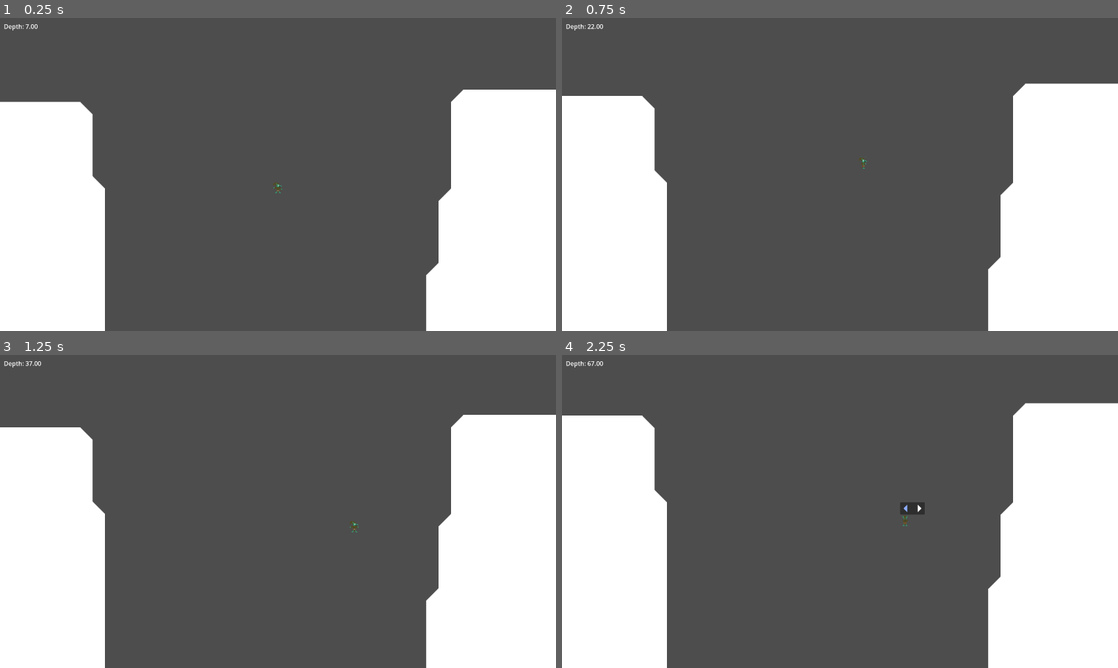
Above: before the commit, frames 1-4 (two rows, left to right).
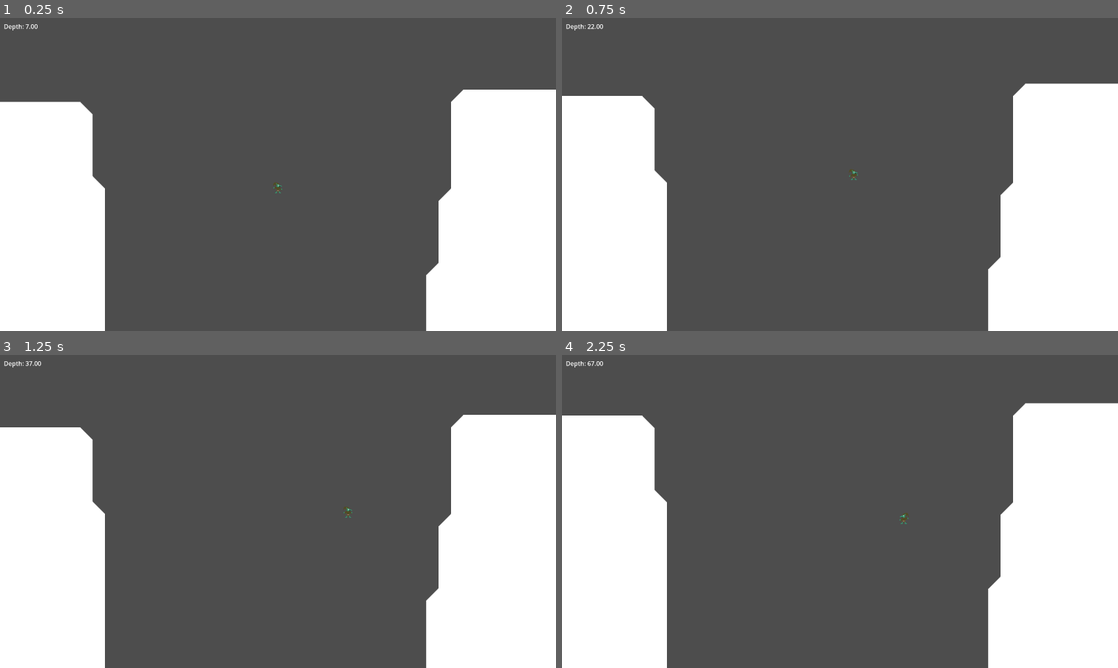
Above: after the commit, the same moments.

Repository: DSurguy/spring-2024-2d-jam
Game: Godot game, scene res://scenes/GameScene/GameScene.tscn
The game is run twice, just before and just after one commit, with the same random seed, the same clock (stepped at 60 frames per second) and the same inputs. This scene is started directly instead of the project's main scene. Sound files missing from this copy of the repository are replaced by a short silence.
Inputs (mouse positions are in pixels of both pictures, inside the frame that each line leads up to):
- Up to frame 1 (0.25 s): no input
- Up to frame 2 (0.75 s): tap Enter (ui_accept) at 0.5 s; move the mouse to (962, 158) at 0.52 s; hold D (move_right) from 0.53 s (still down); tap E (interact) at 0.6 s
- Up to frame 3 (1.25 s): keep holding D (move_right); tap Enter (ui_accept) at 0.77, 0.8, 1.07 s
- Up to frame 4 (2.25 s): move the mouse to (728, 527) at 1.27 s; tap Enter (ui_accept) at 1.35, 1.52, 1.82 s; tap E (interact) at 1.55, 2.1 s; move the mouse to (895, 442) at 2.02 s; release D (move_right) at 2.03 s; hold A (move_left) from 2.03 s (still down)

Frame 1 is identical in both runs. In frame 2, less than 0.1% of the frame differs, in the area x 51-55%, y 44-52%; in frame 3, less than 0.1%; in frame 4, 0.2%, in the area x 60-66%, y 47-55%.

Commit message:
player shmovement update

Diff:
--- a/scenes/GameScene/Player.gd
+++ b/scenes/GameScene/Player.gd
@@ -1,25 +1,28 @@
 extends CharacterBody2D
 
 const SPEED = 300.0
-const JUMP_VELOCITY = -400.0
+const JUMP_VELOCITY_MAX : float = -350.0
+const JUMP_VELOCITY_MIN : float = -150.0
 
-# Get the gravity from the project settings to be synced with RigidBody nodes.
 var gravity = ProjectSettings.get_setting("physics/2d/default_gravity")
 
 var using_station : bool = false
 var station_touching : Node2D = null
+var directional_input : int = 0
+var flip_sprite : bool = false
+var is_grounded : bool = false
+var was_grounded : bool = false
+var jump_timer : Timer = Timer.new()
 
 @onready var footsteps: Footsteps = $Footsteps
+@onready var animation_player : AnimationPlayer = $AnimationPlayer
+@onready var sprite : Sprite2D = $Sprite2D
 
 
-@onready var animation_tree : AnimationTree = $AnimationTree
+func _ready():
+	jump_timer.one_shot = true
+	add_child(jump_timer)
 
-# Called when the node enters the scene tree for the first time.
-func _ready():
-	animation_tree.active = true;
-	pass # Replace with function body.
-
-# Called every frame. 'delta' is the elapsed time since the previous frame.
 func _process(delta):
 	pass
 
@@ -28,61 +31,68 @@
 		if Input.is_action_just_pressed("interact"):
 			station_touching.deactivate_station()
 			using_station = false
-			animation_tree["parameters/conditions/is_interacting"] = false
 	else:
-		# Add the gravity.
-		if not is_on_floor():
+		check_grounded()
+
+		if  !is_on_floor():
 			velocity.y += gravity * delta
 
 		# Handle Jump.
-		if Input.is_action_just_pressed("ui_accept") and is_on_floor():
-			velocity.y = JUMP_VELOCITY
+		if Input.is_action_just_pressed("ui_accept") and is_grounded:
+			velocity.y = JUMP_VELOCITY_MAX
+			footsteps._play_one()
+		if Input.is_action_just_released("ui_accept") && velocity.y < JUMP_VELOCITY_MIN:
+			velocity.y = JUMP_VELOCITY_MIN
 
 		# Get the input direction and handle the movement/deceleration.
-		# As good practice, you should replace UI actions with custom gameplay actions.
-		var direction = Input.get_axis("move_left", "move_right")
-		if direction:
-			velocity.x = direction * SPEED
+		var directional_input = Input.get_axis("move_left", "move_right")
+		if directional_input !=0 :
+			flip_sprite = (directional_input == -1)
+		sprite.flip_h = flip_sprite
+
+		if directional_input:
+			velocity.x = lerp(velocity.x, directional_input * SPEED, 0.15)
 		else:
-			velocity.x = move_toward(velocity.x, 0, SPEED)
-
+			velocity.x = lerp(velocity.x, 0.0, 0.5)
 		move_and_slide()
 
-		#print(velocity.x)
-		if velocity.x > 0:
-			footsteps.start()
-			animation_tree["parameters/conditions/is_idle"] = false
-			animation_tree["parameters/conditions/is_moving_left"] = false
-			animation_tree["parameters/conditions/is_moving_right"] = true
-		elif velocity.x < 0:
-			footsteps.start()
-			animation_tree["parameters/conditions/is_idle"] = false
-			animation_tree["parameters/conditions/is_moving_left"] = true
-			animation_tree["parameters/conditions/is_moving_right"] = false
-		else:
+		animation_player.speed_scale = 1
+		if is_grounded:
+			if using_station :
+				animation_player.play("interact")
+				footsteps.stop()
+			elif directional_input != 0 && !is_on_wall():
+				animation_player.speed_scale = 3
+				animation_player.play("walk_right")
+				footsteps.start()
+			else :
+				animation_player.play("idle")
+				footsteps.stop()
+		else :
+			animation_player.play("idle")
 			footsteps.stop()
-			animation_tree["parameters/conditions/is_idle"] = true
-			animation_tree["parameters/conditions/is_moving_left"] = false
-			animation_tree["parameters/conditions/is_moving_right"] = false
 
-		if Input.is_action_just_pressed("interact") and station_touching:
+		if Input.is_action_just_pressed("interact") && station_touching && is_grounded:
 			station_touching.activate_station()
+			animation_player.play("interact")
+			footsteps._play_one()
+			footsteps.stop()
 			using_station = true
-			animation_tree["parameters/conditions/is_interacting"] = true
-			animation_tree["parameters/conditions/is_idle"] = false
-			animation_tree["parameters/conditions/is_moving_left"] = false
-			animation_tree["parameters/conditions/is_moving_right"] = false
 
-		#print(animation_tree["parameters/conditions/is_interacting"])
-		#print(animation_tree["parameters/conditions/is_idle"])
-		#print(animation_tree["parameters/conditions/is_moving_left"])
-		#print(animation_tree["parameters/conditions/is_moving_right"])
+	was_grounded = is_on_floor()
+
+func check_grounded():
+	if (!is_on_floor() && was_grounded):
+		jump_timer.start(0.03)
+	elif is_on_floor() && was_grounded: jump_timer.stop()
+
+	is_grounded = (!jump_timer.is_stopped() || is_on_floor())
 
 func _on_station_interaction_area_entered(area):
-	print("station entered") # Replace with function body.
+	print("station entered")
 	station_touching = area.get_parent()
 
 
 func _on_station_interaction_area_exited(area):
-	print("station exited") # Replace with function body.
+	print("station exited")
 	station_touching = null
--- a/scenes/GameScene/player.tscn
+++ b/scenes/GameScene/player.tscn
@@ -1,13 +1,14 @@
-[gd_scene load_steps=27 format=3 uid="uid://bvg3k0vq6qxxn"]
+[gd_scene load_steps=11 format=3 uid="uid://bvg3k0vq6qxxn"]
 
 [ext_resource type="Script" path="res://scenes/GameScene/Player.gd" id="1_klu5a"]
 [ext_resource type="Texture2D" uid="uid://b5trj3ci15qwf" path="res://assets/sprites/Sprite-0001.png" id="2_lxexh"]
 [ext_resource type="PackedScene" uid="uid://c3ogg8a2tefsv" path="res://scenes/Audio/footsteps.tscn" id="3_ws7qx"]
 
 [sub_resource type="RectangleShape2D" id="RectangleShape2D_8nvpx"]
+size = Vector2(13, 25)
 
 [sub_resource type="RectangleShape2D" id="RectangleShape2D_f0bx2"]
-size = Vector2(24, 24)
+size = Vector2(13, 24)
 
 [sub_resource type="Animation" id="Animation_oxhk6"]
 resource_name = "idle"
@@ -80,22 +81,10 @@
 tracks/0/type = "value"
 tracks/0/imported = false
 tracks/0/enabled = true
-tracks/0/path = NodePath("Sprite2D:flip_h")
+tracks/0/path = NodePath("Sprite2D:frame")
 tracks/0/interp = 1
 tracks/0/loop_wrap = true
 tracks/0/keys = {
-"times": PackedFloat32Array(0),
-"transitions": PackedFloat32Array(1),
-"update": 1,
-"values": [false]
-}
-tracks/1/type = "value"
-tracks/1/imported = false
-tracks/1/enabled = true
-tracks/1/path = NodePath("Sprite2D:frame")
-tracks/1/interp = 1
-tracks/1/loop_wrap = true
-tracks/1/keys = {
 "times": PackedFloat32Array(0, 0.2, 0.4, 0.6),
 "transitions": PackedFloat32Array(1, 1, 1, 1),
 "update": 1,
@@ -110,80 +99,13 @@
 "walk_right": SubResource("Animation_smjfy")
 }
 
-[sub_resource type="AnimationNodeAnimation" id="AnimationNodeAnimation_hs7wk"]
-animation = &"idle"
-
-[sub_resource type="AnimationNodeAnimation" id="AnimationNodeAnimation_g4i0k"]
-animation = &"interact"
-
-[sub_resource type="AnimationNodeAnimation" id="AnimationNodeAnimation_xasvg"]
-animation = &"walk_left"
-
-[sub_resource type="AnimationNodeAnimation" id="AnimationNodeAnimation_dqhid"]
-animation = &"walk_right"
-
-[sub_resource type="AnimationNodeStateMachineTransition" id="AnimationNodeStateMachineTransition_h3ddk"]
-advance_mode = 2
-
-[sub_resource type="AnimationNodeStateMachineTransition" id="AnimationNodeStateMachineTransition_tmta4"]
-advance_mode = 2
-advance_condition = &"is_moving_left"
-
-[sub_resource type="AnimationNodeStateMachineTransition" id="AnimationNodeStateMachineTransition_thg0n"]
-advance_mode = 2
-advance_condition = &"is_moving_right"
-
-[sub_resource type="AnimationNodeStateMachineTransition" id="AnimationNodeStateMachineTransition_ybvcm"]
-advance_mode = 2
-advance_condition = &"is_interacting"
-
-[sub_resource type="AnimationNodeStateMachineTransition" id="AnimationNodeStateMachineTransition_u1lo1"]
-advance_mode = 2
-advance_condition = &"is_idle"
-
-[sub_resource type="AnimationNodeStateMachineTransition" id="AnimationNodeStateMachineTransition_axrwo"]
-advance_mode = 2
-advance_condition = &"is_idle"
-
-[sub_resource type="AnimationNodeStateMachineTransition" id="AnimationNodeStateMachineTransition_vg4gb"]
-advance_mode = 2
-advance_condition = &"is_idle"
-
-[sub_resource type="AnimationNodeStateMachineTransition" id="AnimationNodeStateMachineTransition_74gxo"]
-advance_mode = 2
-advance_condition = &"is_interacting"
-
-[sub_resource type="AnimationNodeStateMachineTransition" id="AnimationNodeStateMachineTransition_g6yw5"]
-advance_mode = 2
-advance_condition = &"is_interacting"
-
-[sub_resource type="AnimationNodeStateMachineTransition" id="AnimationNodeStateMachineTransition_2xdgf"]
-advance_mode = 2
-advance_condition = &"is_moving_left"
-
-[sub_resource type="AnimationNodeStateMachineTransition" id="AnimationNodeStateMachineTransition_p657f"]
-advance_mode = 2
-advance_condition = &"is_moving_right"
-
-[sub_resource type="AnimationNodeStateMachine" id="AnimationNodeStateMachine_dpdlr"]
-states/End/position = Vector2(828, 93)
-states/Start/position = Vector2(513, 225)
-states/idle/node = SubResource("AnimationNodeAnimation_hs7wk")
-states/idle/position = Vector2(513, 105)
-states/interact/node = SubResource("AnimationNodeAnimation_g4i0k")
-states/interact/position = Vector2(513, 27)
-states/walk_left/node = SubResource("AnimationNodeAnimation_xasvg")
-states/walk_left/position = Vector2(347, 157)
-states/walk_right/node = SubResource("AnimationNodeAnimation_dqhid")
-states/walk_right/position = Vector2(672, 162)
-transitions = ["Start", "idle", SubResource("AnimationNodeStateMachineTransition_h3ddk"), "idle", "walk_left", SubResource("AnimationNodeStateMachineTransition_tmta4"), "idle", "walk_right", SubResource("AnimationNodeStateMachineTransition_thg0n"), "idle", "interact", SubResource("AnimationNodeStateMachineTransition_ybvcm"), "interact", "idle", SubResource("AnimationNodeStateMachineTransition_u1lo1"), "walk_left", "idle", SubResource("AnimationNodeStateMachineTransition_axrwo"), "walk_right", "idle", SubResource("AnimationNodeStateMachineTransition_vg4gb"), "walk_right", "interact", SubResource("AnimationNodeStateMachineTransition_74gxo"), "walk_left", "interact", SubResource("AnimationNodeStateMachineTransition_g6yw5"), "walk_right", "walk_left", SubResource("AnimationNodeStateMachineTransition_2xdgf"), "walk_left", "walk_right", SubResource("AnimationNodeStateMachineTransition_p657f")]
-
 [node name="Player" type="CharacterBody2D"]
 collision_layer = 2
 collision_mask = 2
 script = ExtResource("1_klu5a")
 
 [node name="CollisionShape2D" type="CollisionShape2D" parent="."]
+position = Vector2(0.5, 2.5)
 shape = SubResource("RectangleShape2D_8nvpx")
 debug_color = Color(0.721569, 0.168627, 0.0627451, 0.615686)
 
@@ -192,29 +114,21 @@
 collision_mask = 4
 
 [node name="CollisionShape2D" type="CollisionShape2D" parent="StationInteraction"]
+position = Vector2(0.5, 0)
 shape = SubResource("RectangleShape2D_f0bx2")
 debug_color = Color(0.900578, 0.00016942, 0.762208, 0.42)
 
 [node name="Sprite2D" type="Sprite2D" parent="."]
 texture = ExtResource("2_lxexh")
-flip_h = true
 hframes = 4
 vframes = 3
-frame = 1
+frame = 4
 
 [node name="AnimationPlayer" type="AnimationPlayer" parent="."]
 libraries = {
 "": SubResource("AnimationLibrary_uq5el")
 }
 
-[node name="AnimationTree" type="AnimationTree" parent="."]
-tree_root = SubResource("AnimationNodeStateMachine_dpdlr")
-anim_player = NodePath("../AnimationPlayer")
-parameters/conditions/is_idle = false
-parameters/conditions/is_interacting = false
-parameters/conditions/is_moving_left = false
-parameters/conditions/is_moving_right = false
-
 [node name="Footsteps" parent="." instance=ExtResource("3_ws7qx")]
 
 [connection signal="area_entered" from="StationInteraction" to="." method="_on_station_interaction_area_entered"]
